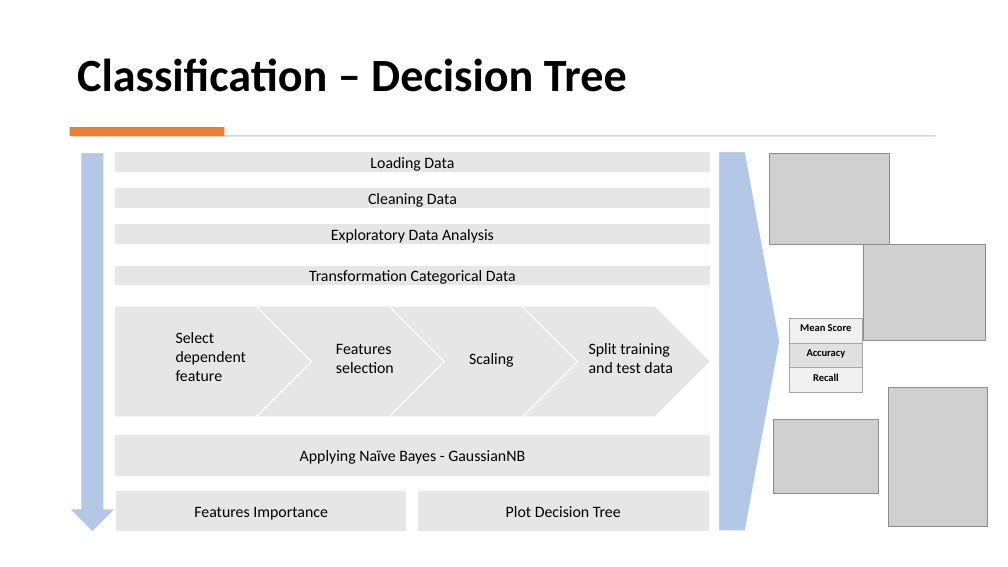
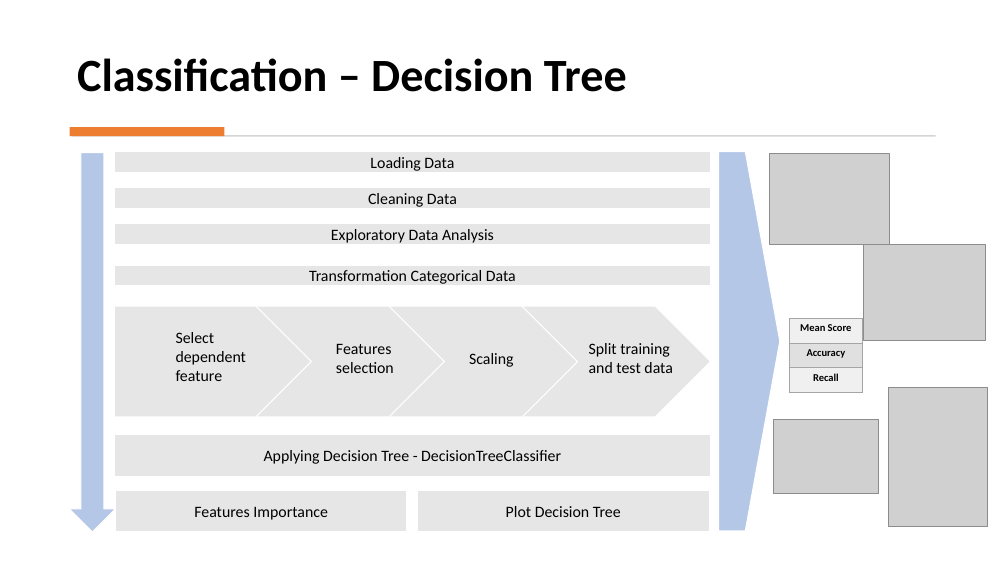
Before and after one commit to xstorresm/customer-service-case, a slide deck: slide 16 of Group8.Project.pptx. Drawn at 1008x567 pixels with LibreOffice and Linux fonts; fonts in the diff are those of the drawing; grey boxes stand for pictures. Boxes give left, top, right and bottom in pixels: in the first picture for what was removed or moved away, otherwise in the second. Text is boxed around its words. In the diff, an @@ line names an element or a change of style, - is before the commit and + after.

```diff
--- a/Group8.Project.pptx
+++ b/Group8.Project.pptx
@@ text in rectangle at [264,450,561,464]: text changed @@
-Applying Naïve Bayes - GaussianNB
+Applying Decision Tree - DecisionTreeClassifier
```
Also in this commit, not shown: 2 other slides changed, 1 slide added, 1 slide removed, 1 other file.
